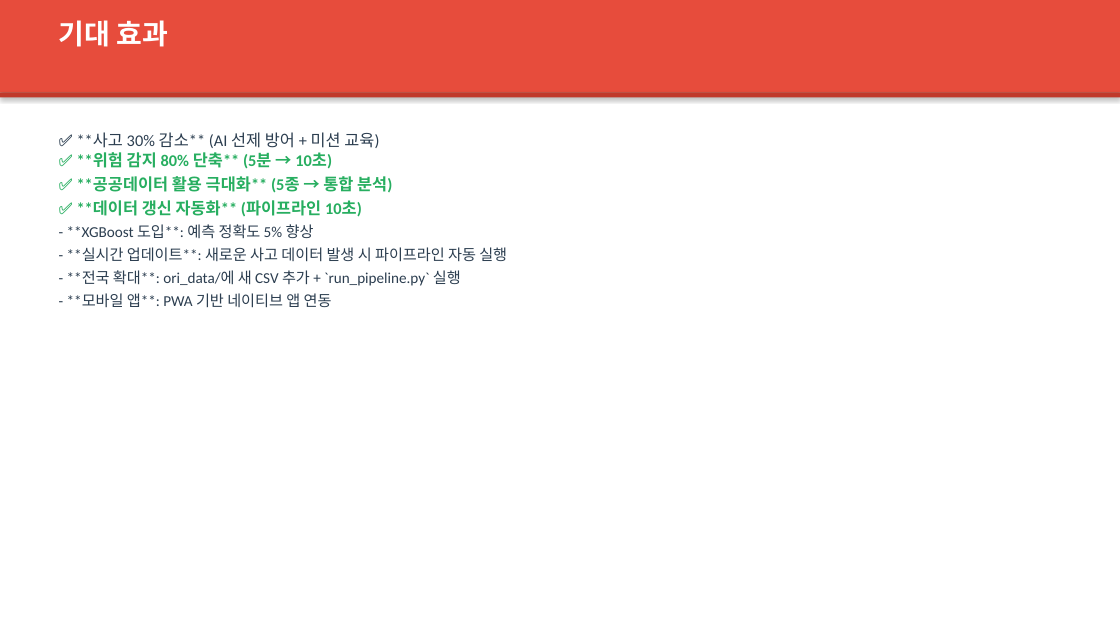
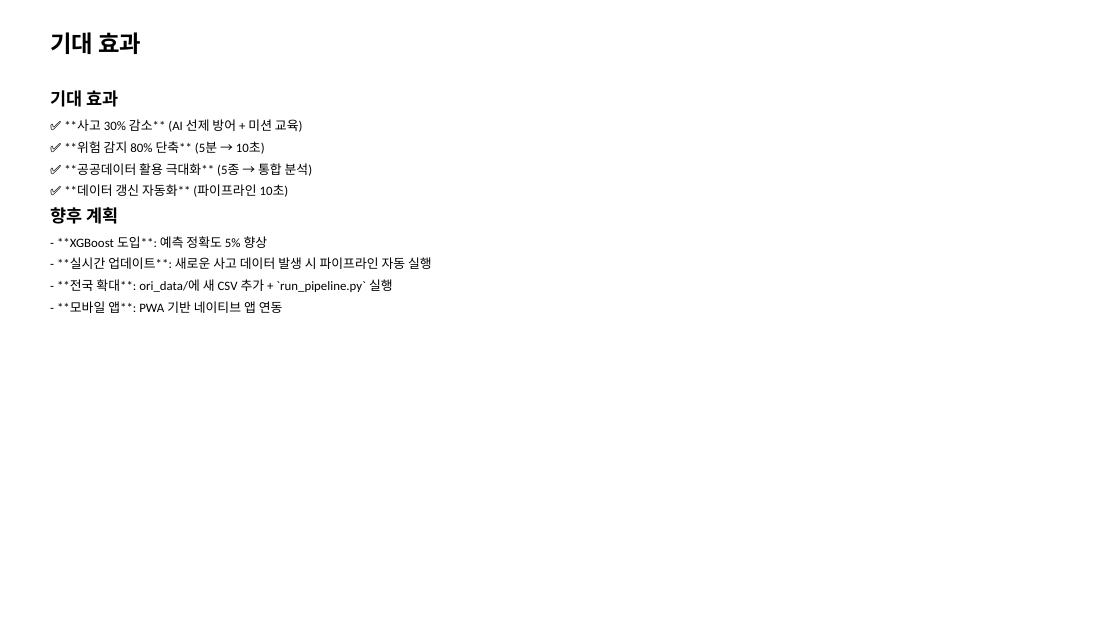
Before and after one commit to feelmydream80-sys/kidssafty, a slide deck: slide 19 of submission/ppt/KidsSafeAI_PPT_v4.pptx (slide 26 before the commit). Drawn at 1120x630 pixels with LibreOffice and Linux fonts; fonts in the diff are those of the drawing. Boxes give left, top, right and bottom in pixels: in the first picture for what was removed or moved away, otherwise in the second. Text is boxed around its words. In the diff, an @@ line names an element or a change of style, - is before the commit and + after.

```diff
--- a/submission/ppt/KidsSafeAI_PPT_v4.pptx
+++ b/submission/ppt/KidsSafeAI_PPT_v4.pptx
@@ rectangle removed at [0, 0, 1120, 92] @@
@@ text "기대 효과": place and size @@
-text "기대 효과" at [59, 20, 169, 47]
+text "기대 효과" at [50, 32, 141, 54]
@@ text "기대 효과" at [50, 32, 141, 54]: size 24 to 20 pt, text colour #FFFFFF to #000000 @@
@@ rectangle removed at [0, 92, 1120, 97] @@
@@ text added at [50, 90, 118, 107], 15 pt, text #000000, bold @@
+기대 효과
@@ text added at [77, 119, 303, 132], 11 pt, text #000000 @@
+✅ **사고 30% 감소** (AI 선제 방어 + 미션 교육)
@@ text removed at [67, 132, 507, 308] @@
-✅ **사고 30% 감소** (AI 선제 방어 + 미션 교육)
-✅ **위험 감지 80% 단축** (5분 → 10초)
-✅ **공공데이터 활용 극대화** (5종 → 통합 분석)
-✅ **데이터 갱신 자동화** (파이프라인 10초)
-- **XGBoost 도입**: 예측 정확도 5% 향상
-- **실시간 업데이트**: 새로운 사고 데이터 발생 시 파이프라인 자동 실행
-- **전국 확대**: ori_data/에 새 CSV 추가 + `run_pipeline.py` 실행
-- **모바일 앱**: PWA 기반 네이티브 앱 연동
@@ text added at [77, 141, 265, 154], 11 pt, text #000000 @@
+✅ **위험 감지 80% 단축** (5분 → 10초)
@@ text added at [77, 163, 313, 176], 11 pt, text #000000 @@
+✅ **공공데이터 활용 극대화** (5종 → 통합 분석)
@@ text added at [50, 207, 118, 224], 15 pt, text #000000, bold @@
+향후 계획
@@ text added at [77, 184, 289, 197], 11 pt, text #000000 @@
+✅ **데이터 갱신 자동화** (파이프라인 10초)
@@ text added at [57, 236, 268, 248], 11 pt, text #000000 @@
+- **XGBoost 도입**: 예측 정확도 5% 향상
@@ text added at [57, 257, 432, 269], 11 pt, text #000000 @@
+- **실시간 업데이트**: 새로운 사고 데이터 발생 시 파이프라인 자동 실행
@@ text added at [57, 279, 393, 292], 11 pt, text #000000 @@
+- **전국 확대**: ori_data/에 새 CSV 추가 + `run_pipeline.py` 실행
@@ text added at [57, 301, 283, 313], 11 pt, text #000000 @@
+- **모바일 앱**: PWA 기반 네이티브 앱 연동
```
Also in this commit, not shown: 13 other slides changed, 6 slides added, 14 slides removed, 1 other file.
